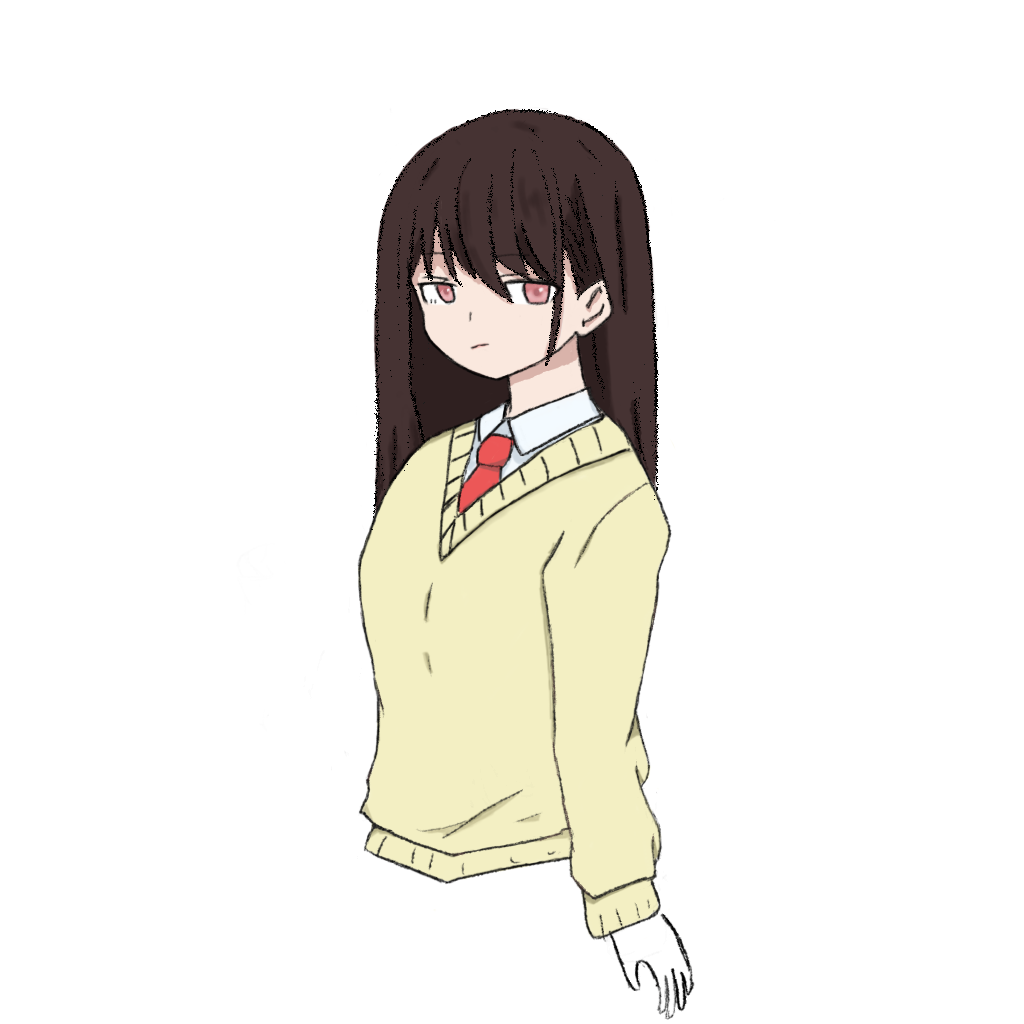
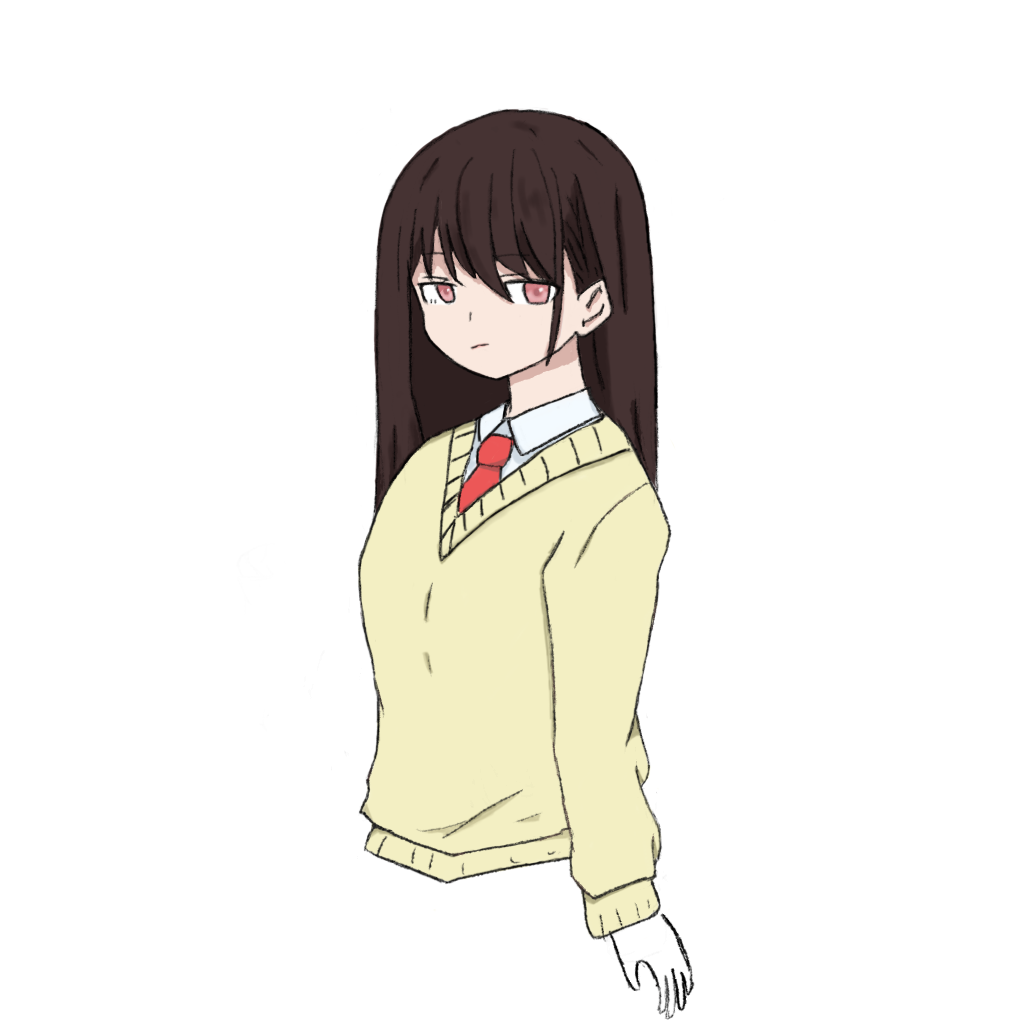
Layer changes from the first 1024×1024 image to the second:
"머리카락": blend dissolve → normal over [370, 108, 662, 586]
